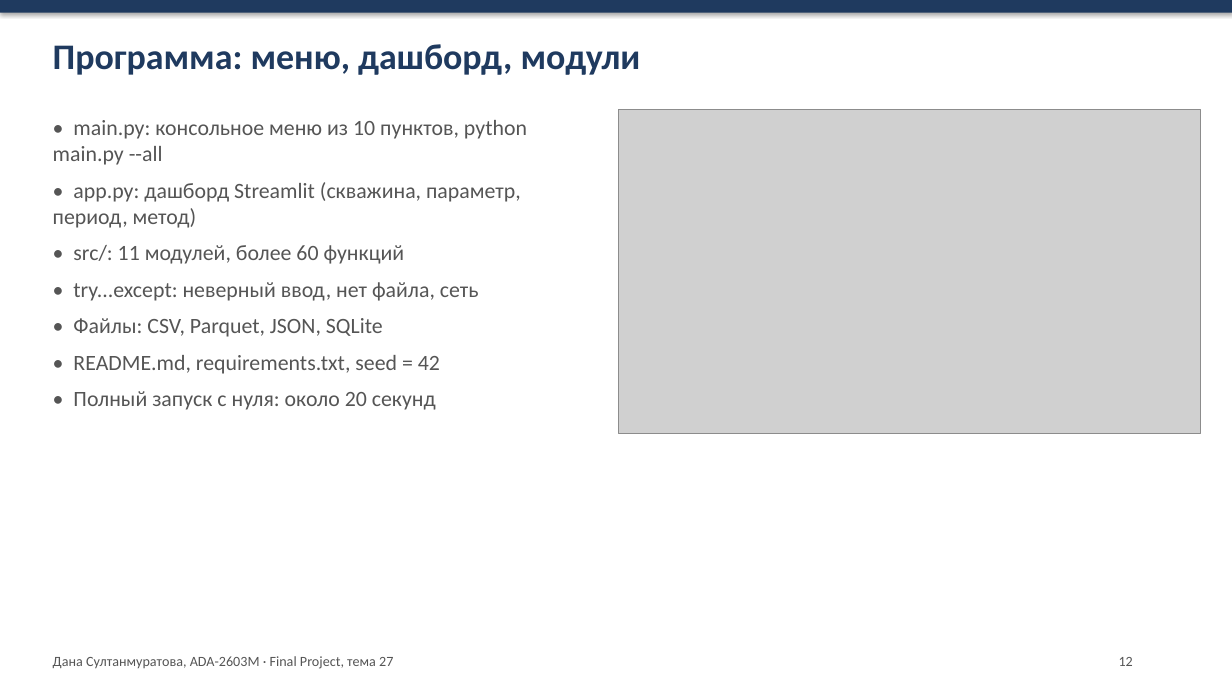
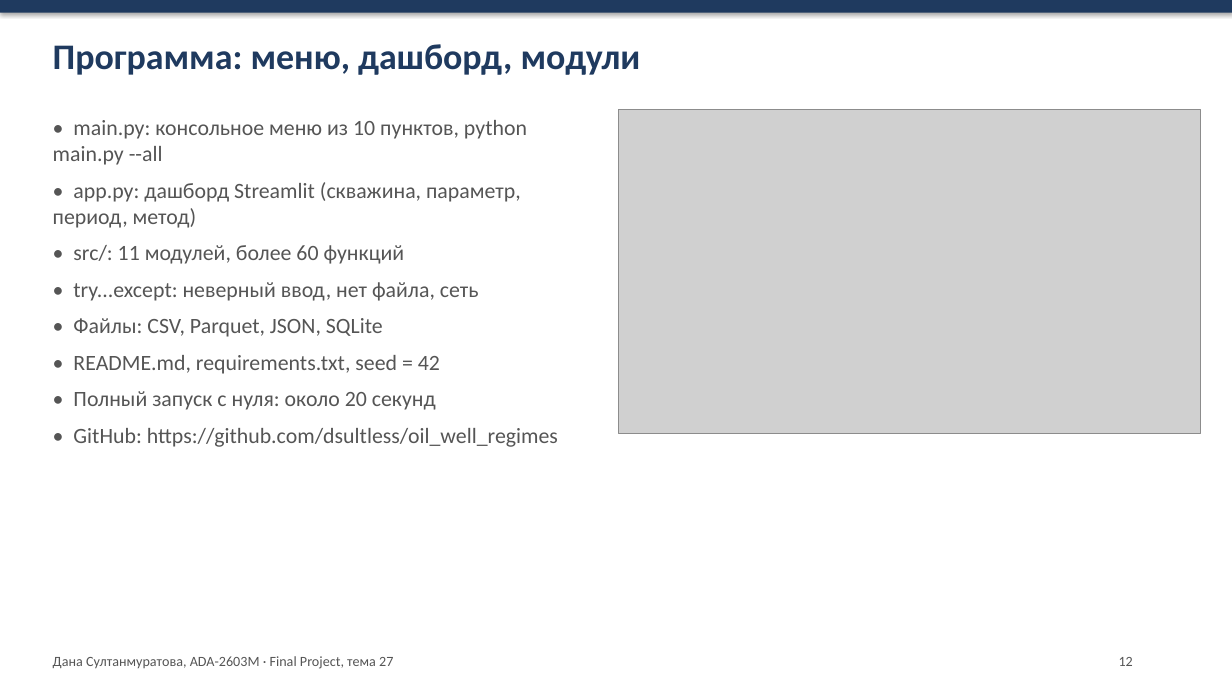
Before and after one commit to dsultless/oil_well_regimes, a slide deck: slide 12 of reports/Final_Project_Presentation_Sultanmuratova.pptx. Drawn at 1232x693 pixels with LibreOffice and Linux fonts; fonts in the diff are those of the drawing; grey boxes stand for pictures. Boxes give left, top, right and bottom in pixels: in the first picture for what was removed or moved away, otherwise in the second. Text is boxed around its words. In the diff, an @@ line names an element or a change of style, - is before the commit and + after.

```diff
--- a/reports/Final_Project_Presentation_Sultanmuratova.pptx
+++ b/reports/Final_Project_Presentation_Sultanmuratova.pptx
@@ text at (73, 428, 558, 447): paragraph added @@
+• GitHub: https://github.com/dsultless/oil_well_regimes
```
Also in this commit, not shown: 1 other slide changed, 2 other files.
